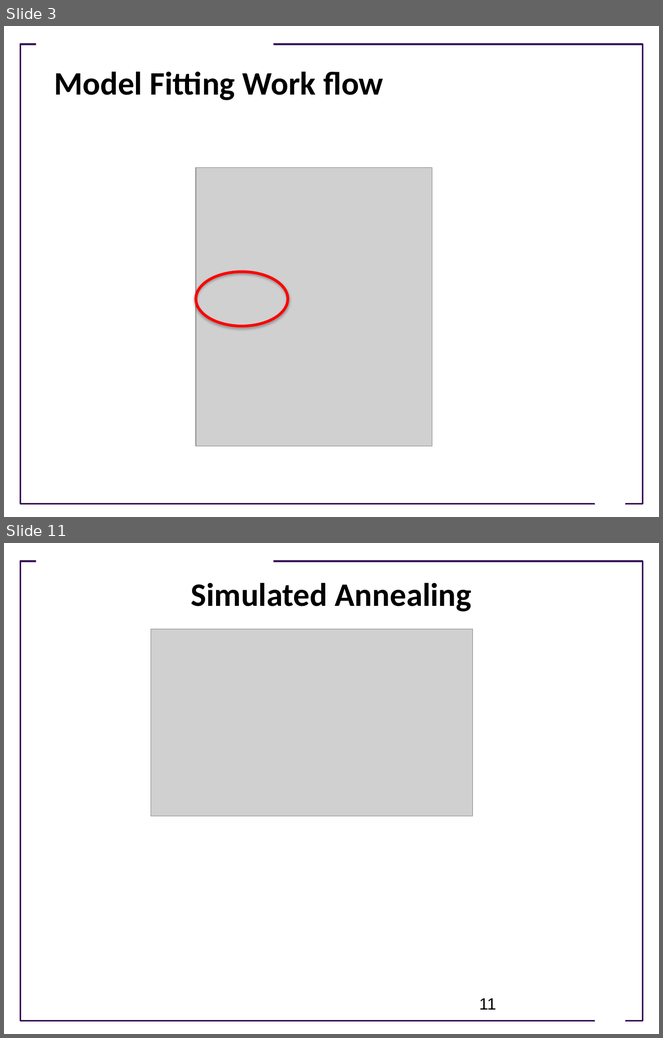
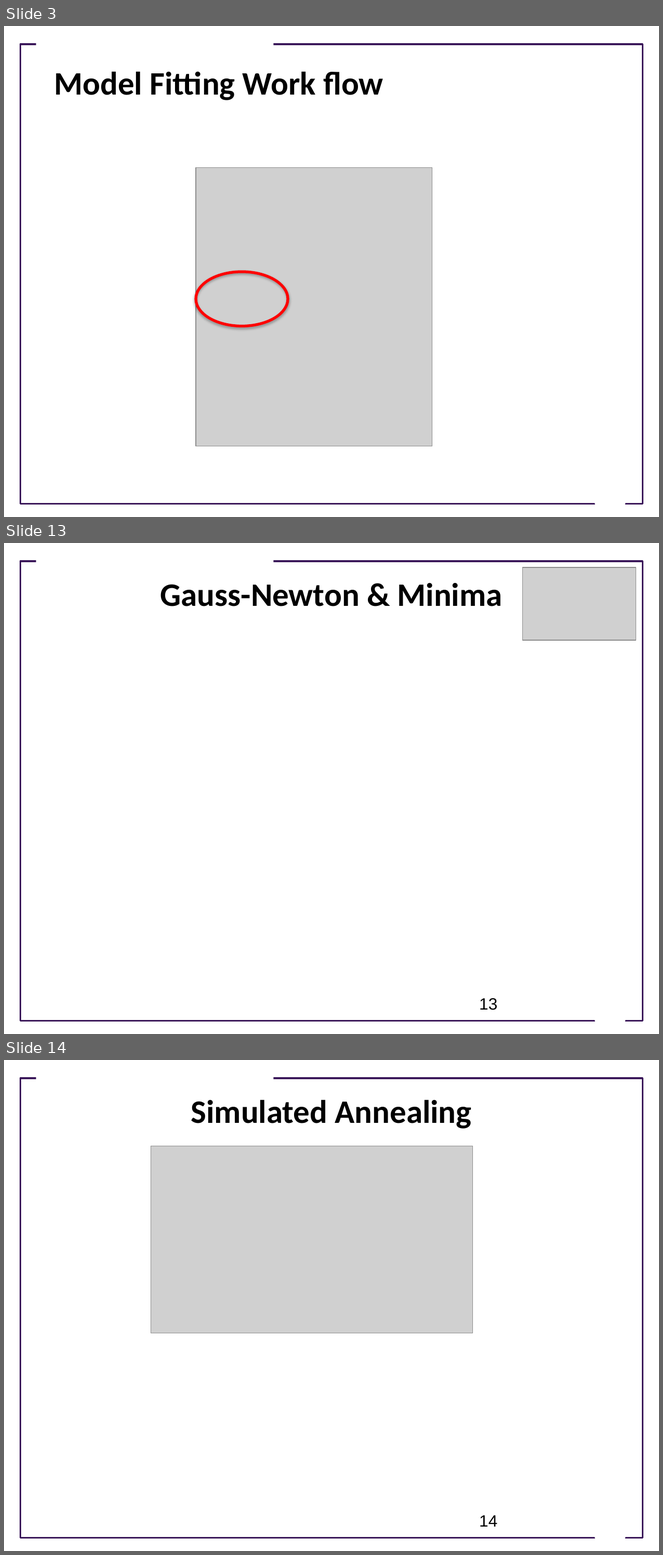
Before and after one commit to ModelEngineering/advancing-biomedical-models, a slide deck: Lectures/Lecture_8_Model_Fitting_Optimization_Techniques.pptx. Shown one above the other, each under a label of ours: slides 3 and 11 before the commit, slides 3, 13 and 14 after it; the slides between them are not shown. The pictures are 663x1038 and 663x1555 pixels, drawn with LibreOffice and Linux fonts; fonts in the diff are those of the drawing; grey boxes stand for pictures; background and template pictures are left out. Boxes give left, top, right and bottom in pixels: in the first picture for what was removed or moved away, otherwise in the second. Text is boxed around its words. In the diff, an @@ line names an element or a change of style, - is before the commit and + after.

```diff
--- a/Lectures/Lecture_8_Model_Fitting_Optimization_Techniques.pptx
+++ b/Lectures/Lecture_8_Model_Fitting_Optimization_Techniques.pptx
@@ slide 13 added at box(4, 543, 659, 1034), background #FFFFFF; not listed: 3 template elements that a slide beside it also shows @@
@@ picture added at box(523, 567, 636, 640) @@
@@ title added at box(161, 583, 503, 606), 36 pt, text #000000, bold @@
+Gauss-Newton & Minima
@@ page number added at box(479, 999, 497, 1010), 18 pt, text #000000 @@
+13
@@ what was slide 11 is now slide 14 @@
@@ page number at box(479, 1516, 497, 1527): text changed @@
-11
+14
```
Also in this commit, not shown: 3 slides changed, 6 other slides added, 4 slides removed.
